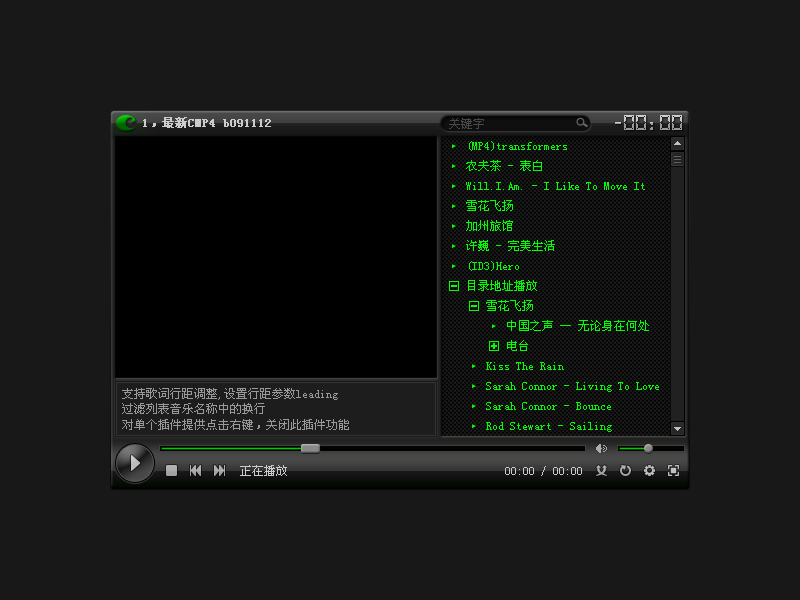
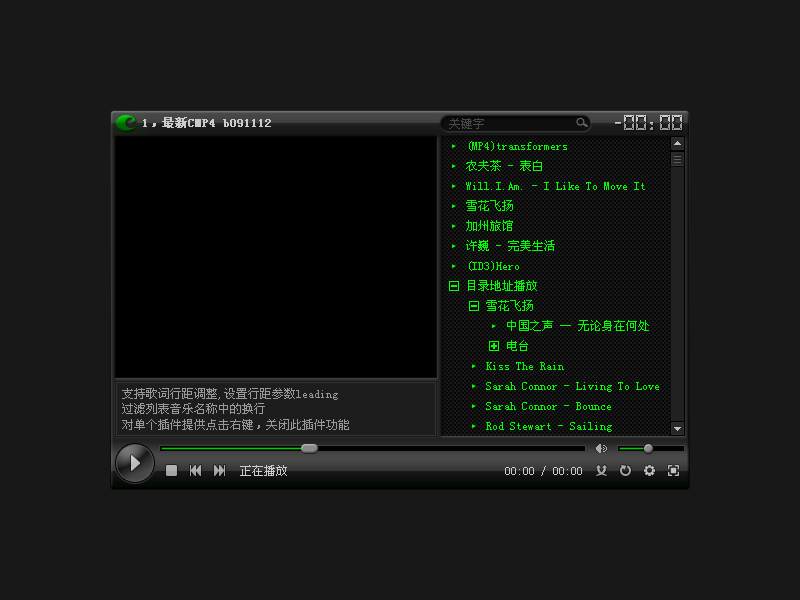
The second 800 × 600 image is a revision of the first. Changes to its layers:
renamed "形状 20" to "形状 22", painted on it over left=300, top=444, right=321, bottom=453
